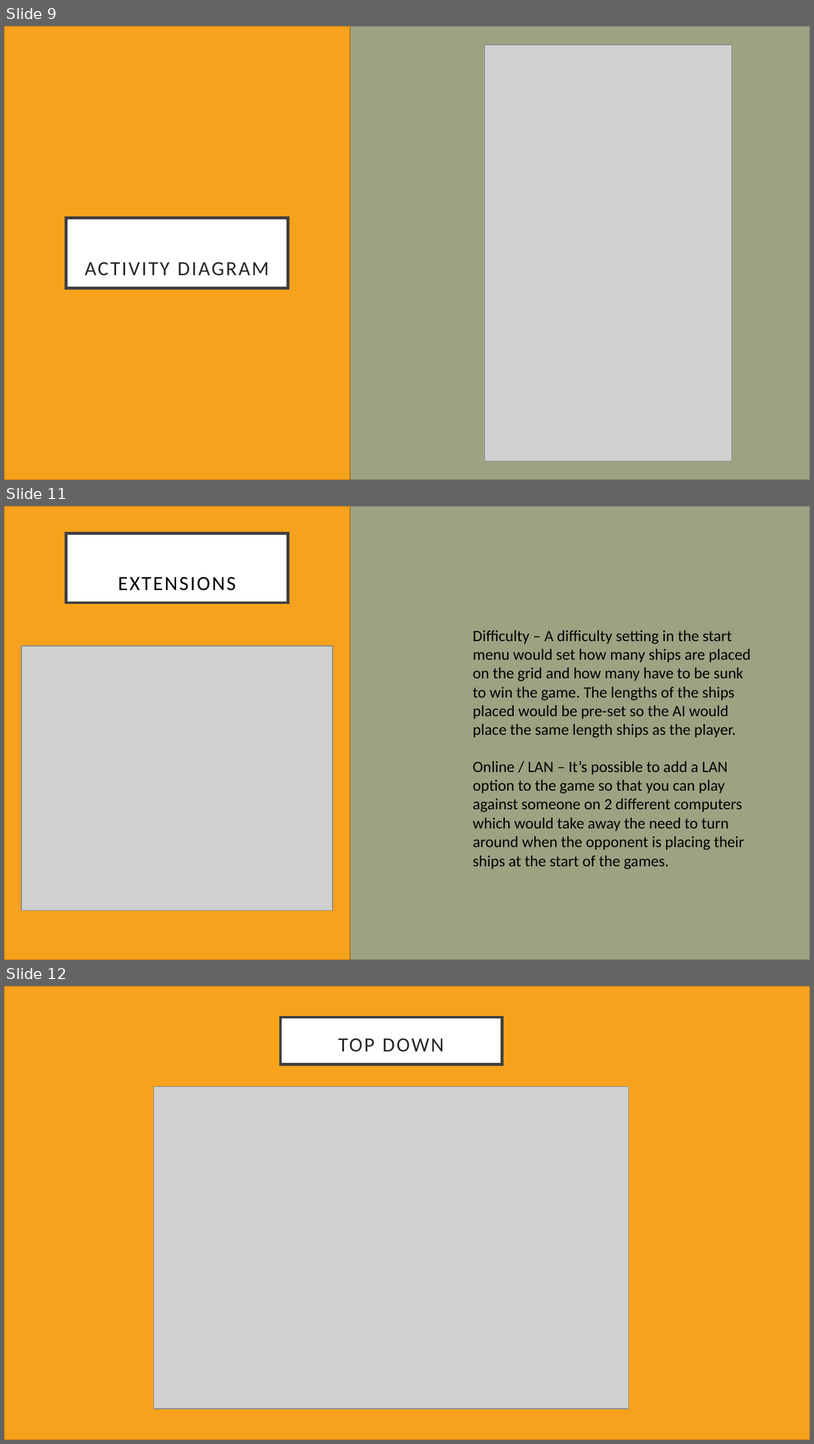
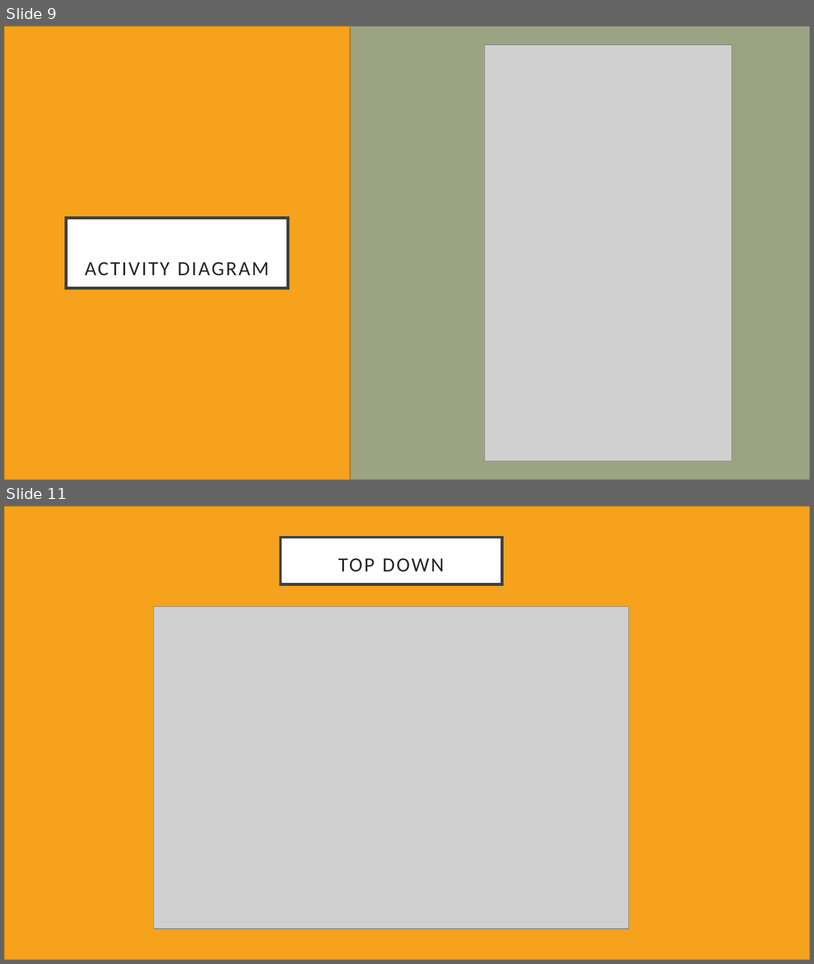
Before and after one commit to guilhermemmeirelles/Battleship, a slide deck: Presentation.pptx. Shown one above the other, each under a label of ours: slides 9, 11 and 12 before the commit, slides 9 and 11 after it; the slides between them are not shown. The pictures are 814x1444 and 814x964 pixels, drawn with LibreOffice and Linux fonts; fonts in the diff are those of the drawing; grey boxes stand for pictures. Boxes give left, top, right and bottom in pixels: in the first picture for what was removed or moved away, otherwise in the second. Text is boxed around its words. In the diff, an @@ line names an element or a change of style, - is before the commit and + after.

```diff
--- a/Presentation.pptx
+++ b/Presentation.pptx
@@ slide 11 removed at (4, 506, 810, 960), background #F2F2F2 @@
@@ rectangle removed at (4, 506, 350, 959) @@
@@ rectangle removed at (350, 506, 810, 960) @@
@@ title removed at (66, 534, 288, 603) @@
-EXTENSIONS
@@ text removed at (473, 630, 751, 869) @@
-Difficulty – A difficulty setting in the start menu would set how many ships are placed on the grid and how many have to be sunk to win the game. The lengths of the ships placed would be pre-set so the AI would place the same length ships as the player.
-Online / LAN – It’s possible to add a LAN option to the game so that you can play against someone on 2 different computers which would take away the need to turn around when the opponent is placing their ships at the start of the games.
@@ picture removed at (22, 646, 333, 910) @@
@@ what was slide 12 is now slide 11 @@
```
Also in this commit, not shown: 5 slides changed, 1 slide added, 1 other slide removed, 6 other files.
